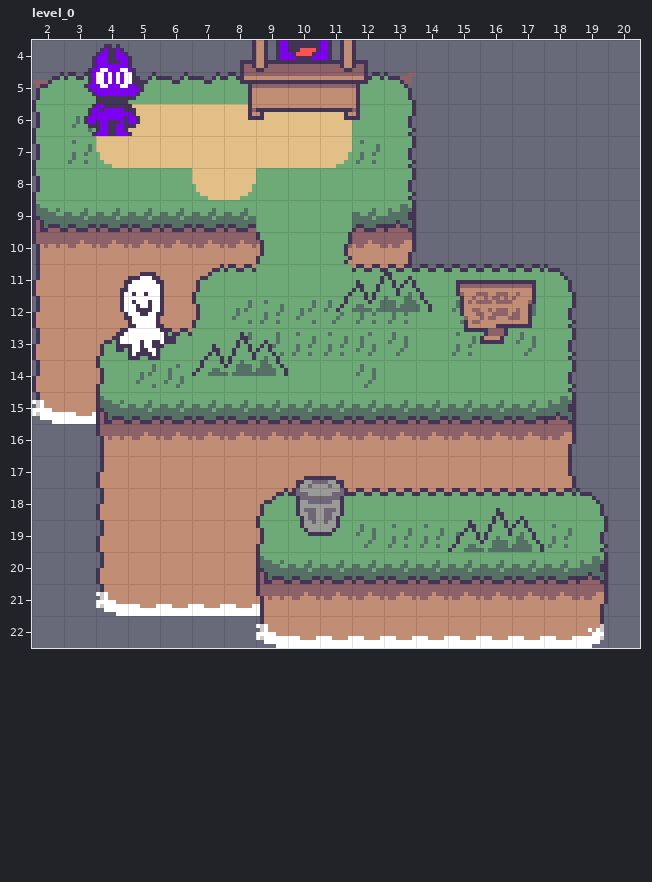
Level history. LDtk project: assets/map_test.ldtk. Above, as it was before the edit.
Cells are 8x8 px. Shown: level_0 x 2..20, y 4..22. The commit also changed other parts of the map, which this record leaves out.
After the commit:
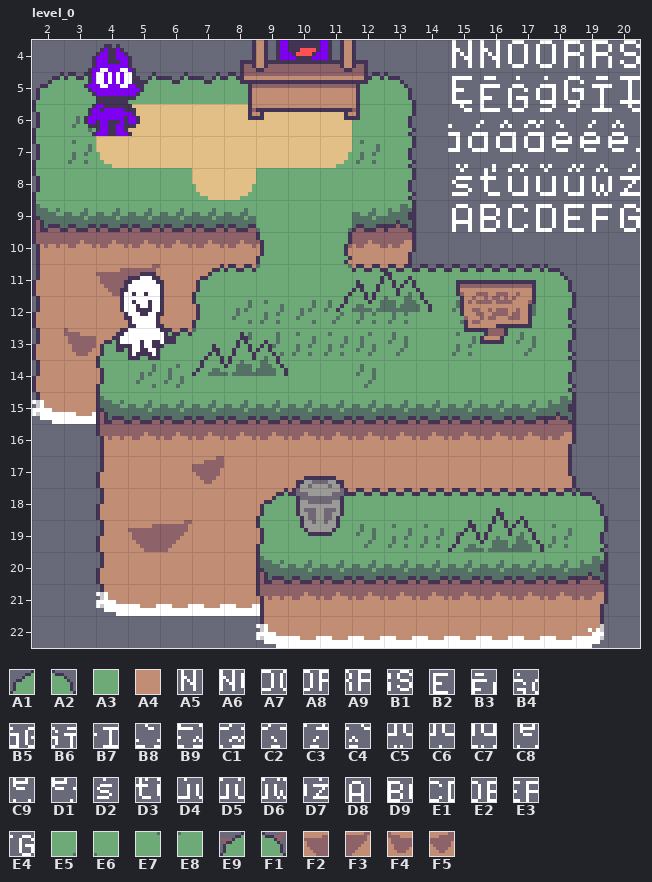
Key: from "atl_main2": A1 352, A2 354, A3 385, A4 481, A5 647, A6 648, A7 649, A8 650, A9 651, B1 652, B2 679, B3 680, B4 681, B5 682, B6 683, B7 684, B8 711, B9 712, C1 713, C2 714, C3 715, C4 716, C5 743, C6 744, C7 745, C8 746, C9 747, D1 748, D2 775, D3 776, D4 777, D5 778, D6 779, D7 780, D8 807, D9 808, E1 809, E2 810, E3 811, E4 812, E5 385 under 389, E6 385 under 390, E7 385 under 421, E8 385 under 422, E9 451 under 352, F1 452 under 354, F2 481 under 451, F3 481 under 452, F4 481 under 483, F5 481 under 484.
__ is an empty cell.
Change:
Layer "tiles":
The author changed tile E9 to tile A1 in row 5 at x 2.
The author changed tile F1 to tile A2 in row 5 at x 13.
Tile A5 now appears in row 4 at x 15.
Tile A6 now appears in row 4 at x 16.
Tile A7 now appears in row 4 at x 17.
Tile A8 now appears in row 4 at x 18.
Tile A9 now appears in row 4 at x 19.
Tile B1 now appears in row 4 at x 20.
Tile B2 now appears in row 5 at x 15.
Tile B3 now appears in row 5 at x 16.
Tile B4 now appears in row 5 at x 17.
Tile B5 now appears in row 5 at x 18.
Tile B6 now appears in row 5 at x 19.
Tile B7 now appears in row 5 at x 20.
Tile B8 now appears in row 6 at x 15.
Tile B9 now appears in row 6 at x 16.
Tile C1 now appears in row 6 at x 17.
Tile C2 now appears in row 6 at x 18.
Tile C3 now appears in row 6 at x 19.
Tile C4 now appears in row 6 at x 20.
Tile C5 now appears in row 7 at x 15.
Tile C6 now appears in row 7 at x 16.
Tile C7 now appears in row 7 at x 17.
Tile C8 now appears in row 7 at x 18.
Tile C9 now appears in row 7 at x 19.
Tile D1 now appears in row 7 at x 20.
Tile D2 now appears in row 8 at x 15.
Tile D3 now appears in row 8 at x 16.
Tile D4 now appears in row 8 at x 17.
Tile D5 now appears in row 8 at x 18.
Tile D6 now appears in row 8 at x 19.
Tile D7 now appears in row 8 at x 20.
Tile D8 now appears in row 9 at x 15.
Tile D9 now appears in row 9 at x 16.
Tile E1 now appears in row 9 at x 17.
Tile E2 now appears in row 9 at x 18.
Tile E3 now appears in row 9 at x 19.
Tile E4 now appears in row 9 at x 20.
The author changed tile A3 to tile E5 in row 9 at x 11.
The author changed tile A3 to tile E6 in row 9 at x 9.
The author changed tile A3 to tile E7 in row 11 at x 11.
The author changed tile A3 to tile E8 in row 11 at x 9; in row 13 at x 7.
The author changed tile A4 to tile F2 in row 11 at x 4; in row 19 at x 5.
The author changed tile A4 to tile F3 in row 11 at x 5; in row 19 at x 6.
The author changed tile A4 to tile F4 in row 13 at x 3.
The author changed tile A4 to tile F5 in row 17 at x 7.
